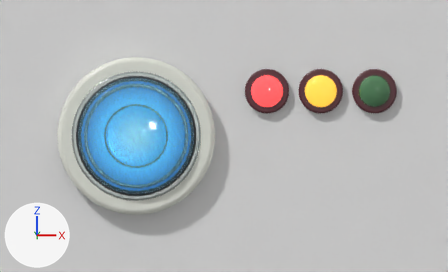
Two versions of the Blender file assets/blender/header-lens.blend, one commit apart.
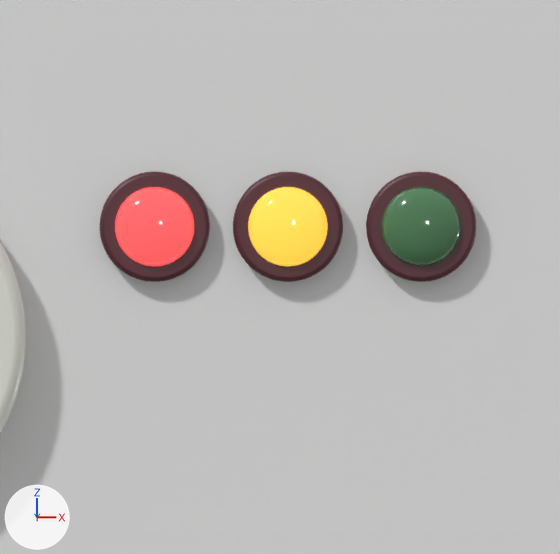
Old and new are each drawn from the file's camera 'Camera' and again close up on the part from 46% to 96% of the width and 0% to 82% of the height. The lights are fixed; the arrows at lower left show +X, +Y and +Z. The first two pictures are the older version.

In view in the first close-up: 'Bezel', 'Case shadow catcher', 'LED socket', 'LED socket.001', 'LED socket.002', 'amber LED', 'green LED', 'red LED'.
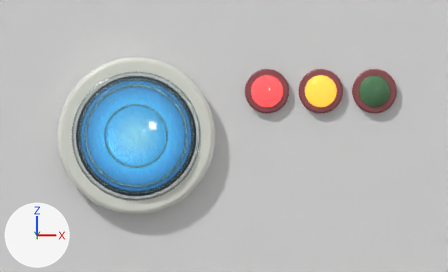
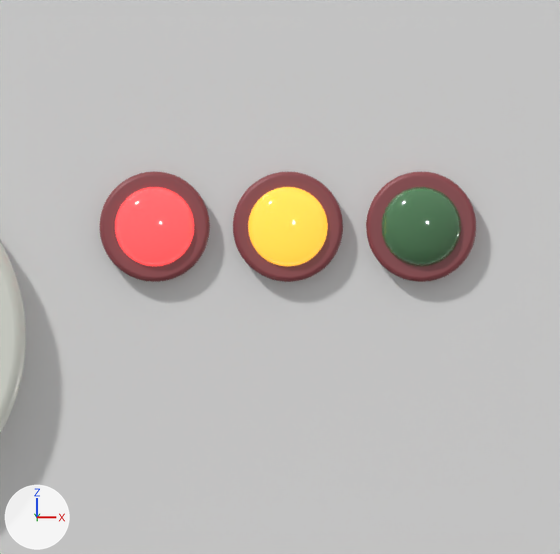
Changed parts and their boxes [x1, y1, x2, y2] in the close-ups (560 x 554 px):
'LED socket.001', recoloured (dark red to brown)
    both: [233, 172, 343, 282]
'LED socket.002', recoloured (dark red to brown)
    both: [366, 172, 476, 282]
'LED socket', recoloured (dark red to brown)
    both: [100, 172, 210, 282]

Edits to the bpy script that builds the scene:
```text
Change mat_led_socket:
    mat_led_socket.base_color: (0.1, 0.02, 0.03) -> (0.3, 0.07, 0.08)  # dark red #592730 -> brown #954b50
```
